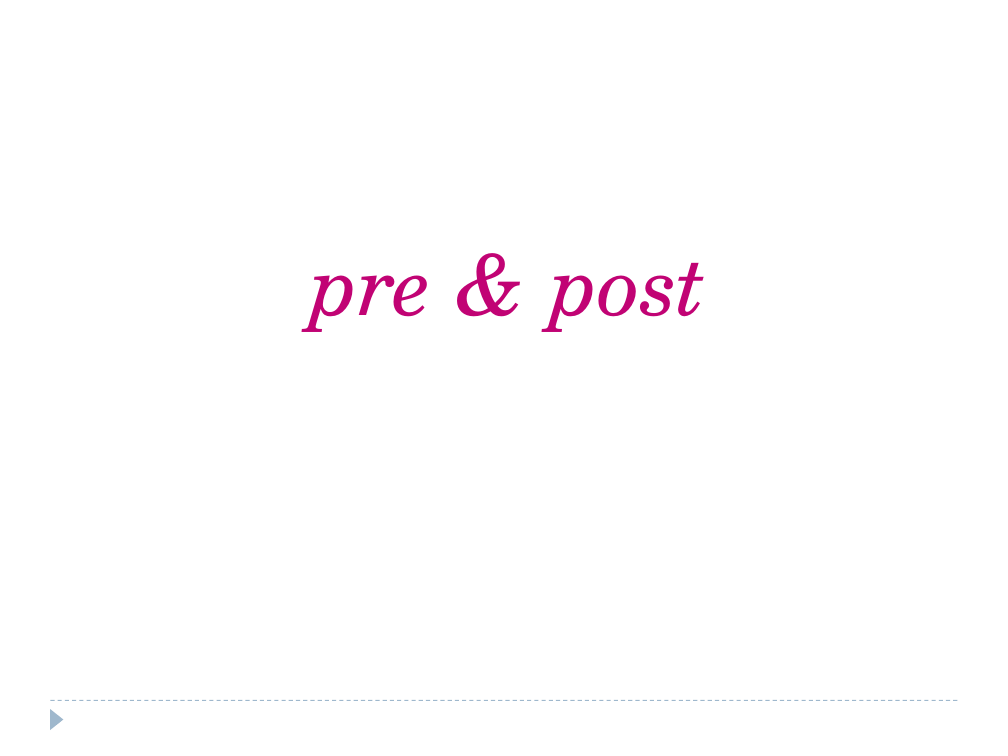
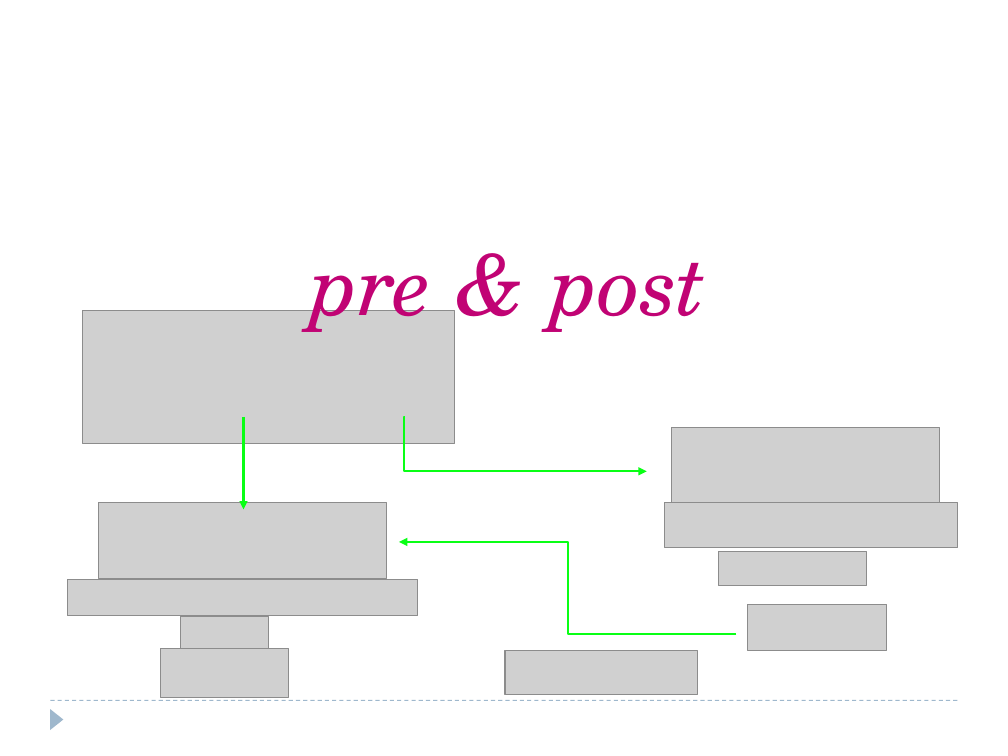
Before and after one commit to saleelgithub/PPTs, a slide deck: slide 78 of AWP PPT - JavaScript.pptx (slide 79 before the commit). Drawn at 1008x756 pixels with LibreOffice and Linux fonts; fonts in the diff are those of the drawing; grey boxes stand for pictures. Boxes give left, top, right and bottom in pixels: in the first picture for what was removed or moved away, otherwise in the second. Text is boxed around its words. In the diff, an @@ line names an element or a change of style, - is before the commit and + after.

```diff
--- a/AWP PPT - JavaScript.pptx
+++ b/AWP PPT - JavaScript.pptx
@@ group added at (x1=68, y1=310, x2=958, y2=698): 10 pictures, 2 elbow arrows, 1 arrow @@
```
Also in this commit, not shown: 9 other slides changed, 1 slide added, 1 slide removed, 2 other files.
